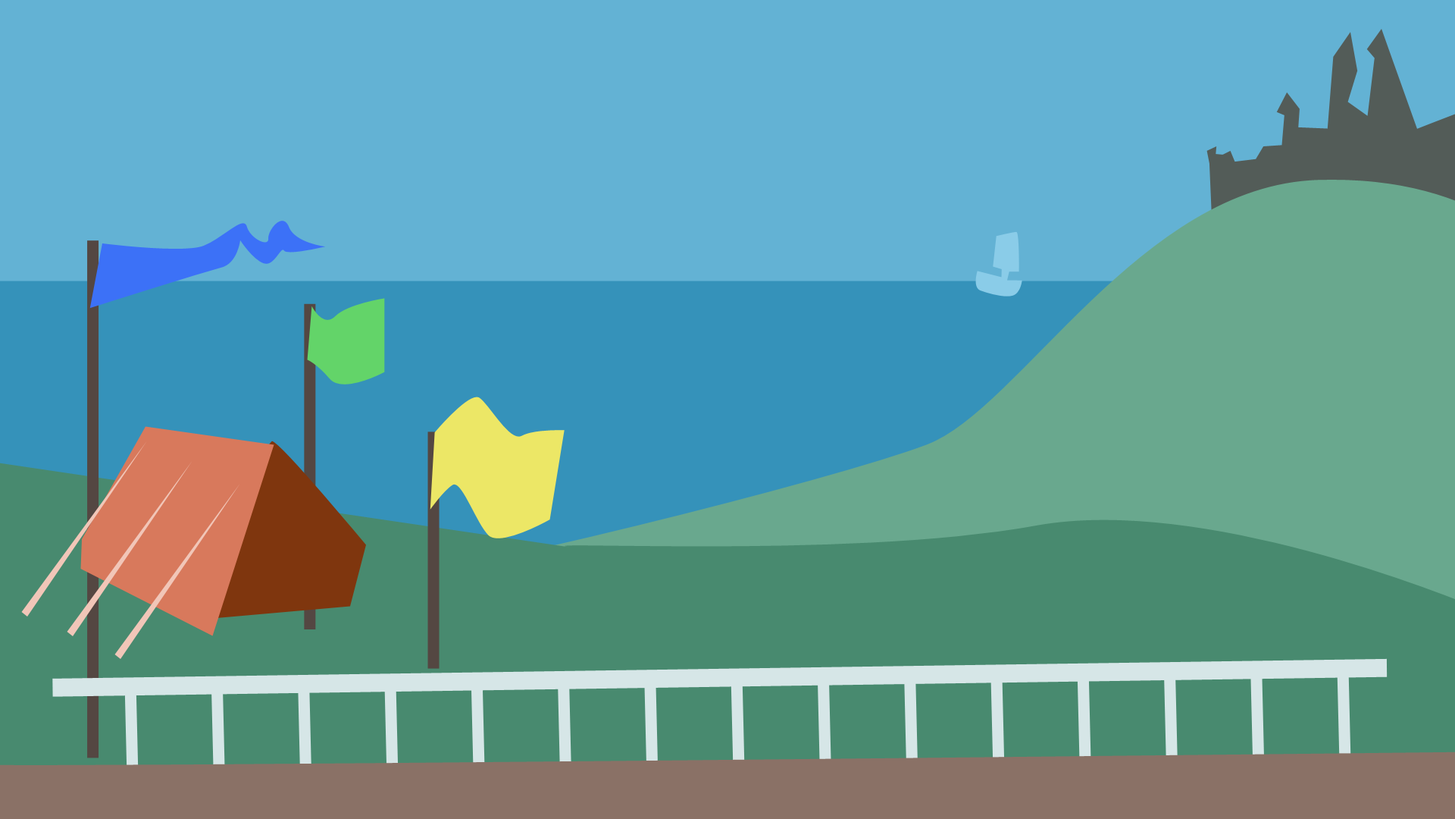
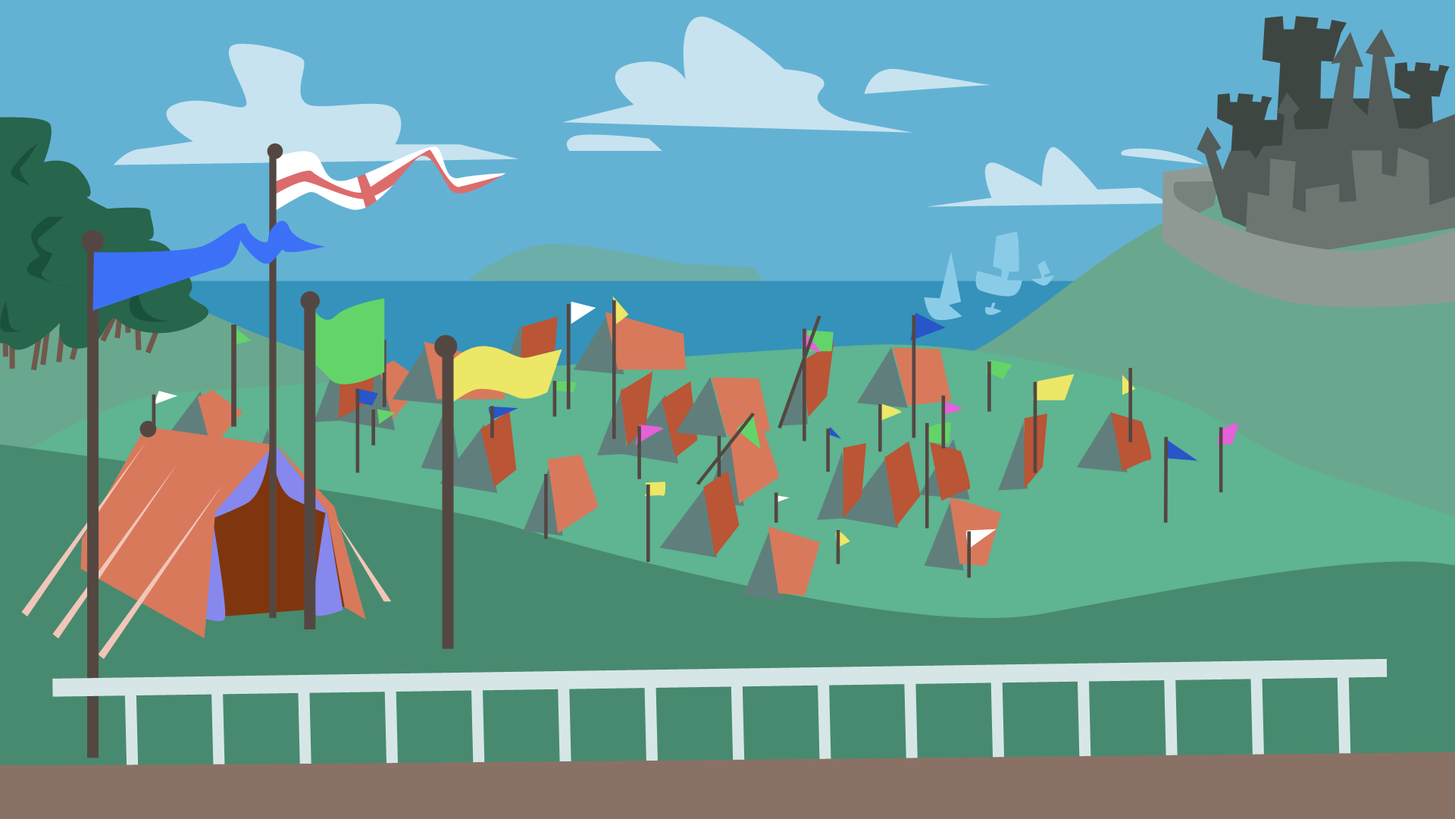
Two versions of the same layered image (1455px x 819px). Layer-by-layer changes:
moved "flags" above "tents" over [81, 143, 1240, 669]
moved "Shape 14" above "Shape 12", painted on it over [81, 143, 458, 669]
added layer "Shape 32" in group "flags" over [93, 299, 1224, 578]
added layer "Shape 37" in group "flags" over [635, 328, 1240, 445]
added layer "Shape 36" in group "flags" over [153, 300, 997, 551]
added layer "Shape 35" in group "flags" over [355, 312, 1199, 461]
added layer "Shape 34" in group "flags" over [231, 325, 1013, 450]
added layer "Shape 33" in group "flags" over [612, 295, 1137, 548]
painted on "Shape 10" over [52, 460, 392, 659]
painted on "Shape 9" over [80, 441, 367, 639]
added group "moretents" with 6 layers above "midground" over [156, 311, 1153, 601]
added layer "Shape 31 copy" in group "moretents" over [338, 345, 971, 557]
added layer "Shape 30 copy" in group "moretents" over [197, 341, 821, 596]
added layer "Shape 29 copy" in group "moretents" over [156, 343, 971, 601]
added layer "Shape 31" in group "moretents" over [519, 316, 1153, 527]
added layer "Shape 30" in group "moretents" over [378, 311, 1003, 567]
added layer "Shape 29" in group "moretents" over [337, 313, 1128, 571]
added group "castle" with 4 layers in group "midground" over [1161, 15, 1455, 307]
moved "Shape 4" into group "castle", painted on it over [1196, 28, 1455, 254]
painted on "Shape 6" over [0, 444, 1455, 669]
added layer "Shape 15" in group "midground" over [0, 344, 1455, 669]
painted on "Shape 3" over [0, 179, 1316, 591]
moved "background" out of group "midground" over [0, 15, 1455, 669]
added layer "Shape 21" in group "background" over [112, 15, 1205, 207]
…and 15 more changes (11 added, 4 painted)
